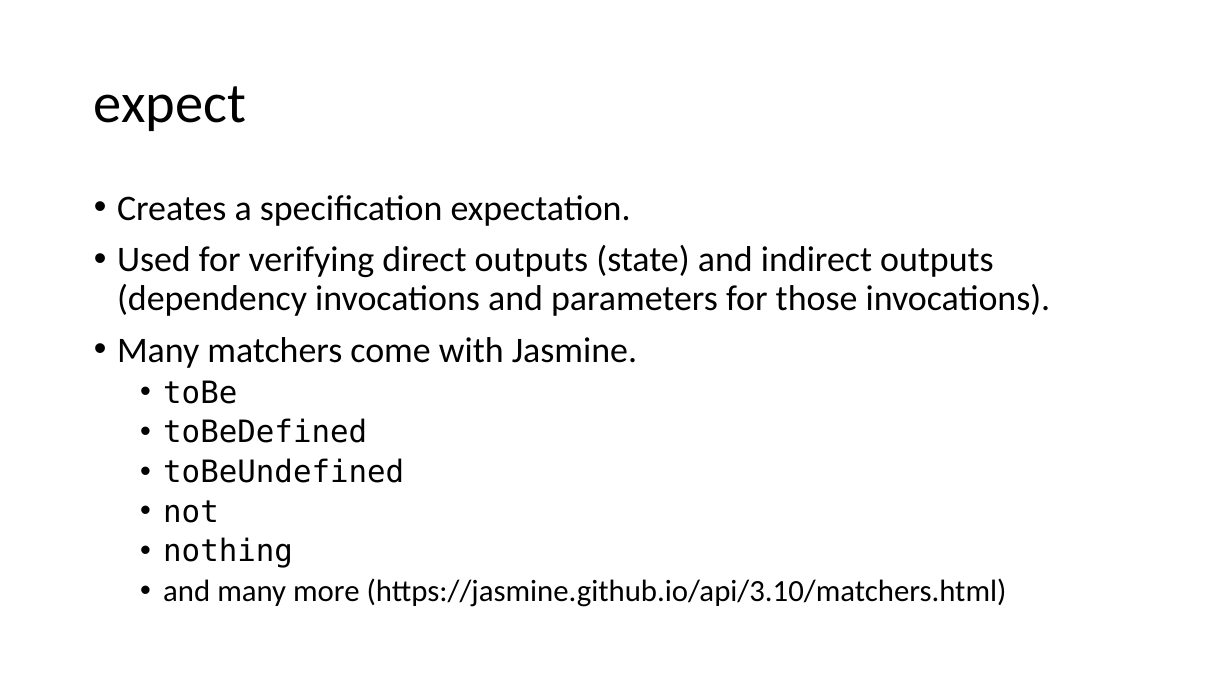
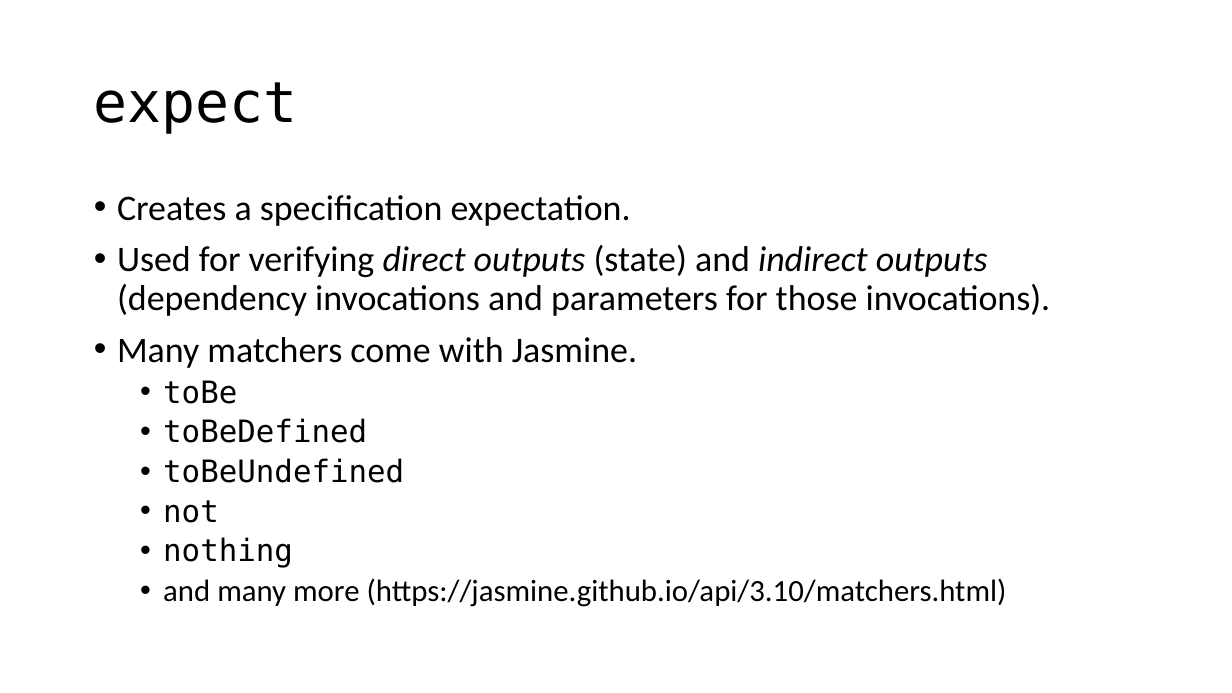
Before and after one commit to cebartling/test-driven, a slide deck: slide 12 of presentations/Introduction to Jasmine Framework.pptx. Drawn at 1232x693 pixels with LibreOffice and Linux fonts; fonts in the diff are those of the drawing. Boxes give left, top, right and bottom in pixels: in the first picture for what was removed or moved away, otherwise in the second. Text is boxed around its words. In the diff, an @@ line names an element or a change of style, - is before the commit and + after.

```diff
--- a/presentations/Introduction to Jasmine Framework.pptx
+++ b/presentations/Introduction to Jasmine Framework.pptx
@@ title "expect" at [94,82,298,134]: font Calibri to DejaVu Sans Mono @@
@@ text at [117,245,1051,316]: italic on in "direct outputs indirect outputs" @@
```
Also in this commit, not shown: 5 other slides changed.
